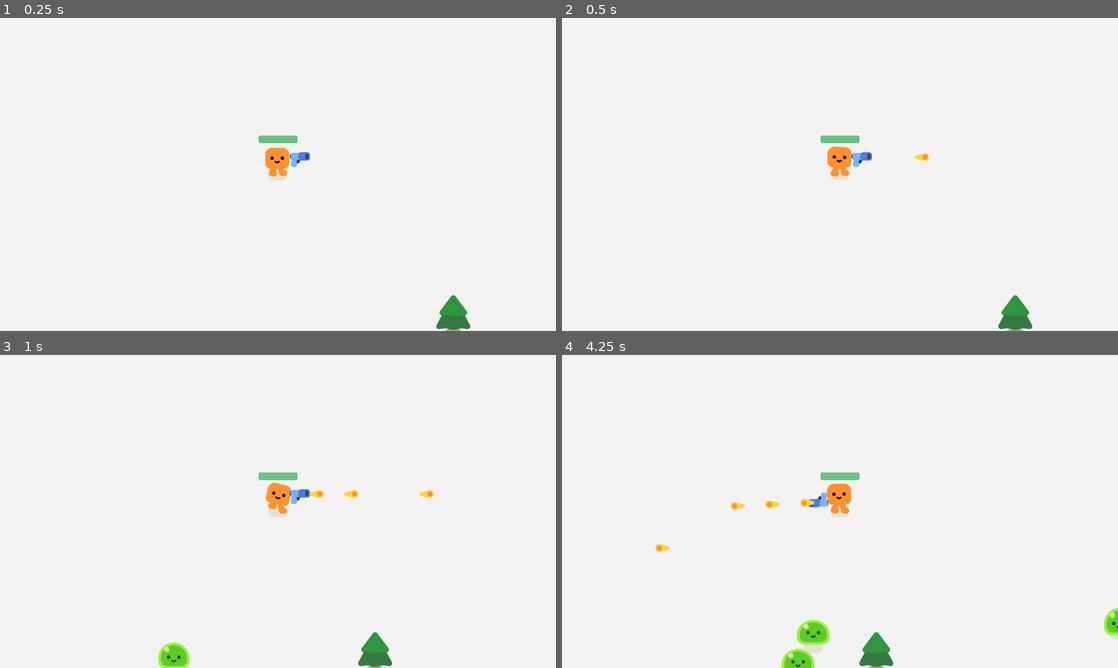
Above: before the commit, frames 1-4 (two rows, left to right).
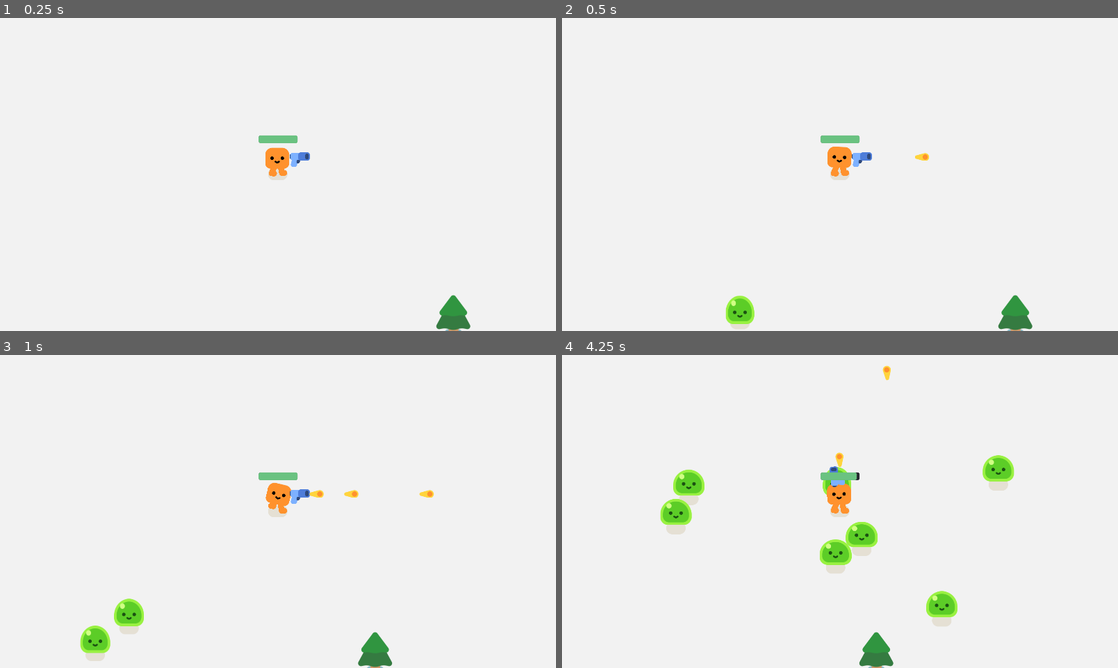
Above: after the commit, the same moments.

Repository: derpy2289/godot-project-joel3
Game: Godot game, scene res://scenes/game.tscn
The game is run twice, just before and just after one commit, with the same random seed, the same clock (stepped at 60 frames per second) and the same inputs.
Inputs:
- Up to frame 1 (0.25 s): no input
- Up to frame 2 (0.5 s): no input
- Up to frame 3 (1 s): hold D (move_right) from 0.53 s (still down)
- Up to frame 4 (4.25 s): release D (move_right) at 1.28 s; hold S (move_down) 1.28-2.03 s; hold D (move_right) 2.03-2.78 s; hold W (move_up) 2.78-3.53 s; hold A (move_left) from 3.53 s (still down)

Frame 1 is identical in both runs. In frame 2, 0.4% of the frame differs, in the area x 29-35%, y 88-100%; in frame 3, 1.4%; in frame 4, 4.5%, in the area x 16-100%, y 3-100%.

Commit message:
mob changes

Diff:
--- a/scenes/game.tscn
+++ b/scenes/game.tscn
@@ -36,6 +36,7 @@
 rotation = 0.018783918
 
 [node name="Timer" type="Timer" parent="."]
+wait_time = 0.404
 autostart = true
 
 [node name="GameOver" type="CanvasLayer" parent="."]
@@ -66,5 +67,6 @@
 theme_override_font_sizes/font_size = 156
 text = "Game Over"
 
+[connection signal="tree_exited" from="." to="." method="_on_mob_tree_exited"]
 [connection signal="health_depleted" from="Player" to="." method="_on_player_health_depleted"]
 [connection signal="timeout" from="Timer" to="." method="_on_timer_timeout"]
--- a/scripts/game.gd
+++ b/scripts/game.gd
@@ -1,4 +1,7 @@
 extends Node2D
+
+const MAX_MOBS = 10
+var mob_count = 0
 
 func _ready() -> void:
 	for i in range(5):
@@ -16,10 +19,15 @@
 	add_child(new_tree)
 
 func spawn_mob():
+	if mob_count >= MAX_MOBS:
+		return
+
 	var new_mob = preload("res://scenes/mob.tscn").instantiate()
 	%PathFollow2D.progress_ratio = randf()
 	new_mob.global_position = %PathFollow2D.global_position
 	add_child(new_mob)
+	mob_count += 1
+	new_mob.tree_exited.connect(_on_mob_tree_exited)
 
 
 func _on_timer_timeout() -> void:
@@ -30,3 +38,7 @@
 func _on_player_health_depleted():
 	%GameOver.visible = true
 	get_tree().paused = true
+
+
+func _on_mob_tree_exited() -> void:
+	print(mob_count)
